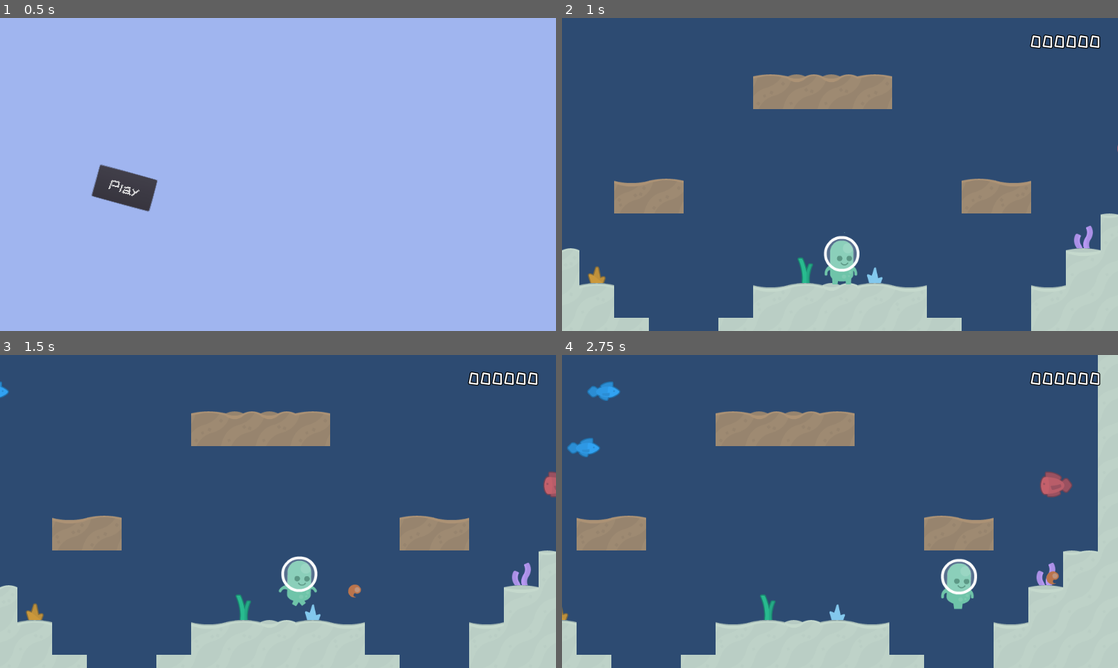
Above: before the commit, frames 1-4 (two rows, left to right).
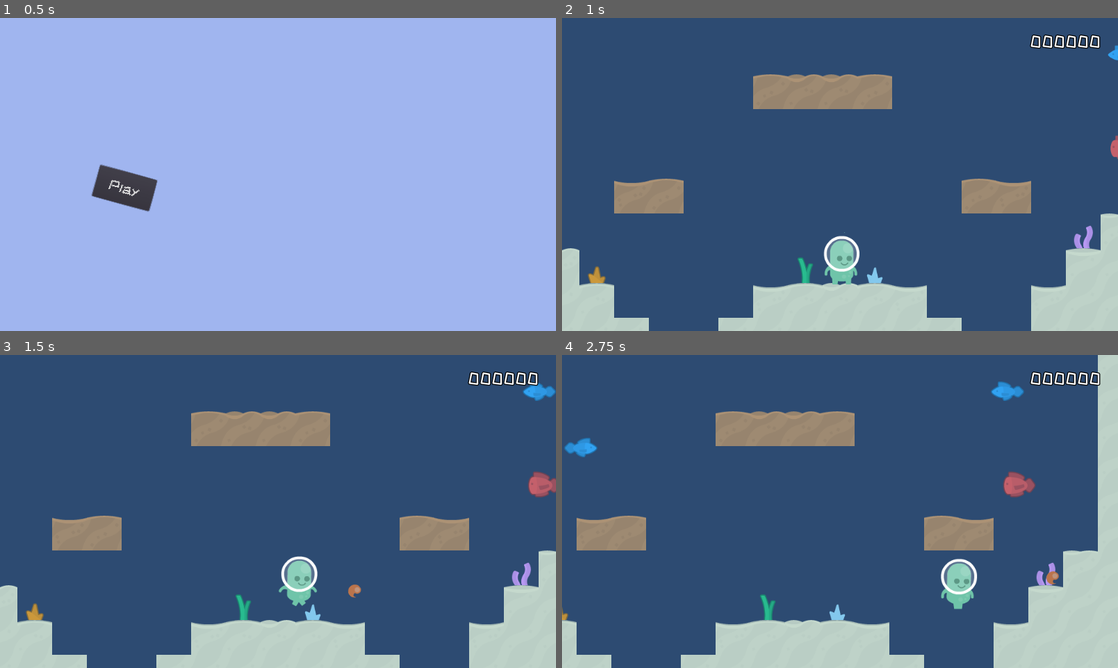
Above: after the commit, the same moments.

Repository: cpvanlue/dive-bug
Game: Godot game, scene res://MainMenu/MainMenu.tscn
The game is run twice, just before and just after one commit, with the same random seed, the same clock (stepped at 60 frames per second) and the same inputs.
Inputs:
- Up to frame 1 (0.5 s): no input
- Up to frame 2 (1 s): click "Play" at 0.5 s
- Up to frame 3 (1.5 s): tap Enter (shoot) at 1.25 s; hold D (right) from 1.28 s (still down); tap Space (swim) at 1.35 s
- Up to frame 4 (2.75 s): keep holding D (right); tap Enter (shoot) at 2.1 s; tap Space (swim) at 2.3 s

Frame 1 is identical in both runs. In frame 2, 0.1% of the frame differs, in the area x 98-100%, y 8-46%; in frame 3, 0.6%; in frame 4, 1.3%, in the area x 0-92%, y 8-46%.

Commit message:
Resolve naming/style guide discrepancies

Diff:
--- a/Enemy/SecondaryEnemy.tscn
+++ b/Enemy/BlueEnemy.tscn
@@ -1,51 +1,51 @@
 [gd_scene load_steps=10 format=2]
 
-[ext_resource path="res://Common/fishTilesheet.png" type="Texture" id=1]
-[ext_resource path="res://Enemy/Enemy.gd" type="Script" id=2]
-[ext_resource path="res://Common/fireball.png" type="Texture" id=3]
+[ext_resource path="res://Enemy/Enemy.gd" type="Script" id=1]
+[ext_resource path="res://Common/fireball.png" type="Texture" id=2]
+[ext_resource path="res://Common/fishTilesheet.png" type="Texture" id=3]
 
 [sub_resource type="CapsuleShape2D" id=1]
-radius = 26.333
-height = 13.3044
+radius = 14.1492
+height = 29.2168
 
 [sub_resource type="AtlasTexture" id=2]
 flags = 4
-atlas = ExtResource( 1 )
-region = Rect2( 384, 256, 64, 64 )
+atlas = ExtResource( 3 )
+region = Rect2( 256, 320, 64, 64 )
 
 [sub_resource type="AtlasTexture" id=3]
 flags = 4
-atlas = ExtResource( 1 )
-region = Rect2( 448, 256, 64, 64 )
+atlas = ExtResource( 3 )
+region = Rect2( 320, 320, 64, 64 )
 
 [sub_resource type="AtlasTexture" id=4]
 flags = 4
-atlas = ExtResource( 1 )
-region = Rect2( 384, 320, 64, 64 )
+atlas = ExtResource( 3 )
+region = Rect2( 256, 256, 64, 64 )
 
 [sub_resource type="AtlasTexture" id=5]
 flags = 4
-atlas = ExtResource( 1 )
-region = Rect2( 448, 320, 64, 64 )
+atlas = ExtResource( 3 )
+region = Rect2( 320, 256, 64, 64 )
 
 [sub_resource type="SpriteFrames" id=6]
 animations = [ {
 "frames": [ SubResource( 2 ), SubResource( 3 ) ],
 "loop": true,
-"name": "swim",
+"name": "death",
 "speed": 10.0
 }, {
 "frames": [ SubResource( 4 ), SubResource( 5 ) ],
 "loop": true,
-"name": "death",
+"name": "swim",
 "speed": 10.0
 } ]
 
-[node name="SecondaryEnemy" type="KinematicBody2D"]
+[node name="Enemy" type="KinematicBody2D"]
 collision_layer = 2
 collision_mask = 0
 collision/safe_margin = 0.001
-script = ExtResource( 2 )
+script = ExtResource( 1 )
 
 [node name="EnemyBody" type="CollisionShape2D" parent="."]
 rotation = 1.5708
--- a/Enemy/Enemy.gd
+++ b/Enemy/Enemy.gd
@@ -3,14 +3,23 @@
 
 export var speed := 150.0
 
-var minSpeed
-var maxSpeed
-var health
+var minSpeed := 0
+var maxSpeed := 0
+var health := 0
 var velocity := Vector2.ZERO
 var height := rand_range(0, 640)
 var dir := true
 
-func init(parameterHealth: int, minimumSpeed: float, maximumSpeed: float) -> KinematicBody2D:
+
+func _physics_process(delta: float) -> void:
+	if health == 0:
+		deathAnimation()
+		set_physics_process(false)
+	else:
+		var _collision = move_and_collide(velocity * delta)
+
+
+func initialize(parameterHealth: int, minimumSpeed: float, maximumSpeed: float) -> KinematicBody2D:
 	health = parameterHealth
 	minSpeed = minimumSpeed
 	maxSpeed = maximumSpeed
@@ -26,13 +35,6 @@
 	return self
 
 
-func _physics_process(delta: float) -> void:
-	if health == 0:
-		deathAnimation()
-		set_physics_process(false)
-	else:
-		var _collision = move_and_collide(velocity * delta)
-
 
 func deathAnimation() -> void:
 	$AnimatedSprite.animation = "death"
--- a/Enemy/Enemy.tscn
+++ b/Enemy/RedEnemy.tscn
@@ -1,32 +1,32 @@
 [gd_scene load_steps=10 format=2]
 
-[ext_resource path="res://Common/fishTilesheet.png" type="Texture" id=1]
-[ext_resource path="res://Enemy/Enemy.gd" type="Script" id=2]
-[ext_resource path="res://Common/fireball.png" type="Texture" id=3]
+[ext_resource path="res://Enemy/Enemy.gd" type="Script" id=1]
+[ext_resource path="res://Common/fireball.png" type="Texture" id=2]
+[ext_resource path="res://Common/fishTilesheet.png" type="Texture" id=3]
 
 [sub_resource type="CapsuleShape2D" id=1]
-radius = 14.1492
-height = 29.2168
+radius = 26.333
+height = 13.3044
 
 [sub_resource type="AtlasTexture" id=2]
 flags = 4
-atlas = ExtResource( 1 )
-region = Rect2( 256, 320, 64, 64 )
+atlas = ExtResource( 3 )
+region = Rect2( 384, 320, 64, 64 )
 
 [sub_resource type="AtlasTexture" id=3]
 flags = 4
-atlas = ExtResource( 1 )
-region = Rect2( 320, 320, 64, 64 )
+atlas = ExtResource( 3 )
+region = Rect2( 448, 320, 64, 64 )
 
 [sub_resource type="AtlasTexture" id=4]
 flags = 4
-atlas = ExtResource( 1 )
-region = Rect2( 256, 256, 64, 64 )
+atlas = ExtResource( 3 )
+region = Rect2( 384, 256, 64, 64 )
 
 [sub_resource type="AtlasTexture" id=5]
 flags = 4
-atlas = ExtResource( 1 )
-region = Rect2( 320, 256, 64, 64 )
+atlas = ExtResource( 3 )
+region = Rect2( 448, 256, 64, 64 )
 
 [sub_resource type="SpriteFrames" id=6]
 animations = [ {
@@ -41,11 +41,11 @@
 "speed": 10.0
 } ]
 
-[node name="Enemy" type="KinematicBody2D"]
+[node name="SecondaryEnemy" type="KinematicBody2D"]
 collision_layer = 2
 collision_mask = 0
 collision/safe_margin = 0.001
-script = ExtResource( 2 )
+script = ExtResource( 1 )
 
 [node name="EnemyBody" type="CollisionShape2D" parent="."]
 rotation = 1.5708
--- a/Level/Level.gd
+++ b/Level/Level.gd
@@ -16,9 +16,9 @@
 		$Player.position.y = 0
 	difficultyIncrease()
 	if spawning:
-		var enemy = preload("res://Enemy/Enemy.tscn").instance().init(enemyHealth, minEnemySpeed, maxEnemySpeed)
-		var enemy2 = preload("res://Enemy/Enemy.tscn").instance().init(enemyHealth, minEnemySpeed, maxEnemySpeed)
-		var secondaryEnemy = preload("res://Enemy/SecondaryEnemy.tscn").instance().init(enemyHealth * 2, minEnemySpeed / 2, maxEnemySpeed / 2)
+		var enemy = preload("res://Enemy/BlueEnemy.tscn").instance().initialize(enemyHealth, minEnemySpeed, maxEnemySpeed)
+		var enemy2 = preload("res://Enemy/BlueEnemy.tscn").instance().initialize(enemyHealth, minEnemySpeed, maxEnemySpeed)
+		var secondaryEnemy = preload("res://Enemy/RedEnemy.tscn").instance().initialize(enemyHealth * 2, minEnemySpeed / 2, maxEnemySpeed / 2)
 		if !enemy.dir:
 			enemy.get_node("AnimatedSprite").flip_h = true
 		if !enemy2.dir:
Not shown: 1 places in Enemy/BlueEnemy.tscn that only renumber resources
Not shown: 1 places in Enemy/RedEnemy.tscn that only renumber resources
